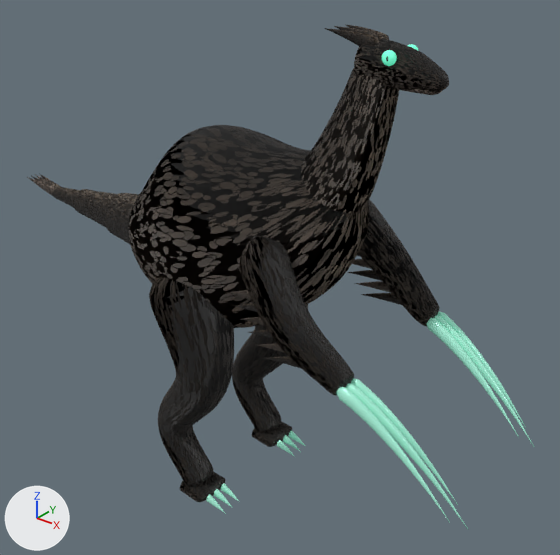
Before and after pictures for a commit that changed the glTF model assets/models/fighters/therizino.glb.
Before and after are seen from a camera (50 mm lens) standing at (3.81, -4.23, 4.65) and looking at (0.22, 0.25, 1.87). Lighting does not change. The marker at lower left points along +X, +Y and +Z. The first picture is the older version. Where no turn or scale is listed for an object, it has been applied to the vertices.

The older version as bpy lines, for what is in view:
```python
ob_therizino_footclaw0_0 = bpy.data.objects.new('Therizino_FootClaw0_0', me_therizino_footclaw0_0_mesh)
ob_therizino_footclaw0_0.location = (0.08, 0.39, 0.05)
ob_therizino_footclaw1_0 = bpy.data.objects.new('Therizino_FootClaw1_0', me_therizino_footclaw1_0_mesh)
ob_therizino_footclaw1_0.location = (0.08, -0.57, 0.05)
ob_therizino_scythe0_0 = bpy.data.objects.new('Therizino_Scythe0_0', me_therizino_scythe0_0_mesh)
ob_therizino_scythe0_0.location = (1.4, 0.535, 1.79)
ob_therizino_scythe0_1 = bpy.data.objects.new('Therizino_Scythe0_1', me_therizino_scythe0_1_mesh)
ob_therizino_scythe0_1.location = (1.4, 0.6, 1.79)
ob_therizino_scythe0_2 = bpy.data.objects.new('Therizino_Scythe0_2', me_therizino_scythe0_2_mesh)
ob_therizino_scythe0_2.location = (1.4, 0.665, 1.79)
ob_therizino_scythe1_0 = bpy.data.objects.new('Therizino_Scythe1_0', me_therizino_scythe1_0_mesh)
ob_therizino_scythe1_0.location = (1.4, -0.665, 1.79)
ob_therizino_scythe1_1 = bpy.data.objects.new('Therizino_Scythe1_1', me_therizino_scythe1_1_mesh)
ob_therizino_scythe1_1.location = (1.4, -0.6, 1.79)
ob_therizino_scythe1_2 = bpy.data.objects.new('Therizino_Scythe1_2', me_therizino_scythe1_2_mesh)
ob_therizino_scythe1_2.location = (1.4, -0.535, 1.79)
ob_therizino_torso = bpy.data.objects.new('Therizino_Torso', me_therizino_torso_mesh)
ob_therizino_torso.location = (0.0, 0.0, 2.15)
# also in view: 'Therizino_Leg1' at (-0.11, -0.47, 1.11); 'Therizino_FootPad1' at (-0.06, -0.48, 0.06); 'Therizino_Neck' at (0.9, 0.0, 3.11); 'Therizino_Leg0' at (-0.11, 0.47, 1.11); 'Therizino_TailSeg1' at (-1.58, 0.0, 2.11)
```
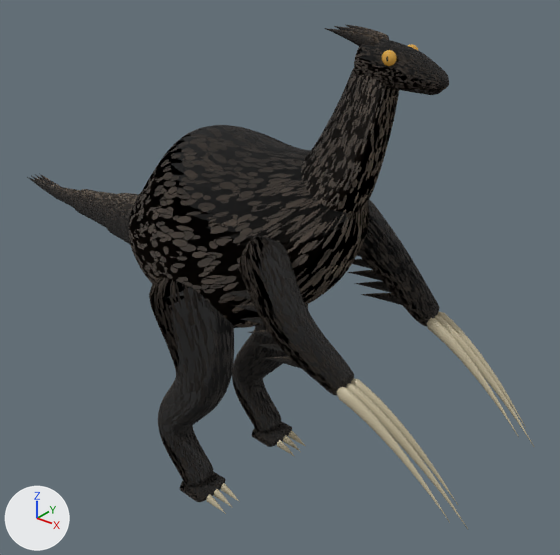
What changed in the scene script:
```text
Change mat_mat_accent:
    mat_mat_accent.base_color: (0.42, 0.88, 0.7) -> (0.5, 0.44, 0.3)  # green #adf1da -> beige #bcb195
    remove mat_mat_accent.emission_color = (0.012, 0.084, 0.056)  # dark green #1d5243
    remove mat_mat_accent.emission_strength = 1.0
Change mat_mat_secondary:
    where n0 = _N.new('ShaderNodeBsdfPrincipled'); n0.name = 'Principled BSDF'
    n0.inputs[0].default_value: (0.28, 0.22, 0.18, 1.0) -> (0.06, 0.05, 0.04, 1.0)  # 'Base Color', brown #908176 -> 'Base Color', dark grey #453f38
Change mat_mat_eye:
    mat_mat_eye.base_color: (0.2, 0.95, 0.65) -> (0.58, 0.32, 0.05)  # green #7cf9d3 -> orange #c8993f
    mat_mat_eye.emission_color: (0.055, 0.412, 0.247) -> (0.081, 0.0396, 0.0054)  # green #42ac88 -> brown #503811
```

Where the change shows, as pixel boxes (x1, y1, x2, y2) in the pictures (560 x 555 px):
'Therizino_Scythe1_0', recoloured, surface changed: (336, 387, 450, 523) in both
'Therizino_Scythe1_1', recoloured, surface changed: (345, 383, 468, 529) in both
'Therizino_Scythe0_0', recoloured, surface changed: (426, 318, 519, 437) in both
'Therizino_Scythe1_2', recoloured, surface changed: (350, 378, 458, 505) in both
'Therizino_Scythe0_1', recoloured, surface changed: (434, 315, 534, 446) in both
'Therizino_Scythe0_2', recoloured, surface changed: (437, 312, 526, 428) in both
'Therizino_ArmPlumage_0_4', recoloured: (358, 281, 391, 293) in both
'Therizino_Eye_-1', recoloured (green to orange): (382, 50, 397, 66) in both
'Therizino_TailFan_0', recoloured: (29, 178, 56, 195) in both
'Therizino_Jaw', recoloured: (405, 89, 442, 95) in both
'Therizino_ArmPlumage_1_0', recoloured: (229, 290, 251, 299) in both
'Therizino_ArmPlumage_1_4', recoloured: (260, 343, 282, 352) in both
'Therizino_FootClaw1_0', recoloured, surface changed: (206, 494, 226, 514) in both
'Therizino_FootClaw1_2', recoloured, surface changed: (221, 483, 240, 502) in both
'Therizino_FootClaw1_1', recoloured, surface changed: (214, 489, 233, 508) in both
'Therizino_ArmPlumage_0_2', recoloured: (352, 259, 370, 268) in both
'Therizino_FootClaw0_0', recoloured, surface changed: (277, 440, 295, 457) in both
'Therizino_FootClaw0_1', recoloured, surface changed: (283, 435, 301, 452) in both
'Therizino_ArmPlumage_1_2', recoloured: (243, 317, 264, 325) in both
'Therizino_FootClaw0_2', recoloured, surface changed: (289, 431, 306, 447) in both
'Therizino_TailFan_2', recoloured: (36, 175, 58, 187) in both
'Therizino_Eye_1', recoloured: (408, 44, 419, 51) in both
